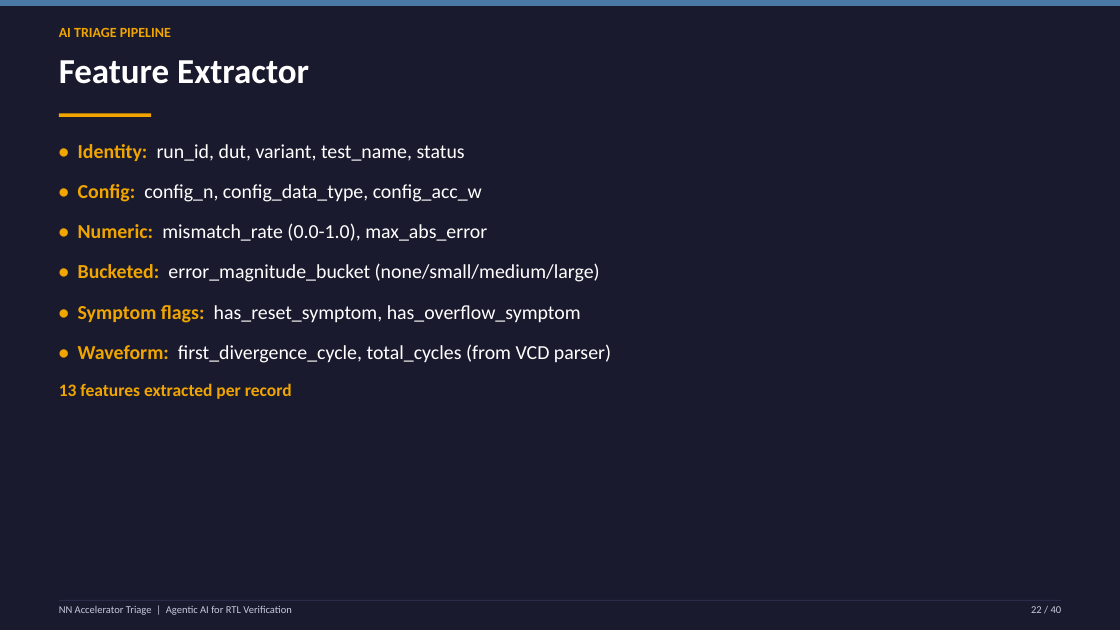
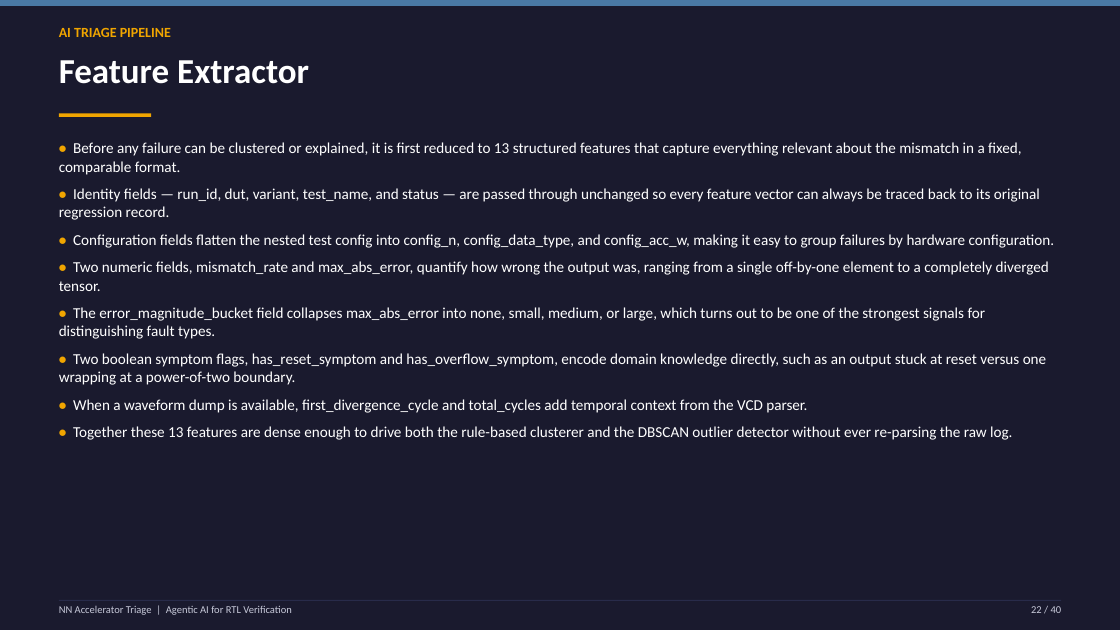
Before and after one commit to Sumedh350/nn-accel-triage, a slide deck: slide 22 of reports/nn_accel_triage_presentation.pptx. Drawn at 1120x630 pixels with LibreOffice and Linux fonts; fonts in the diff are those of the drawing. Boxes give left, top, right and bottom in pixels: in the first picture for what was removed or moved away, otherwise in the second. Text is boxed around its words. In the diff, an @@ line names an element or a change of style, - is before the commit and + after.

```diff
--- a/reports/nn_accel_triage_presentation.pptx
+++ b/reports/nn_accel_triage_presentation.pptx
@@ text at box(59, 142, 1054, 440): text changed; size 17 to 13 pt @@
-• Identity: run_id, dut, variant, test_name, status
-• Config: config_n, config_data_type, config_acc_w
-• Numeric: mismatch_rate (0.0-1.0), max_abs_error
-• Bucketed: error_magnitude_bucket (none/small/medium/large)
-• Symptom flags: has_reset_symptom, has_overflow_symptom
-• Waveform: first_divergence_cycle, total_cycles (from VCD parser)
-13 features extracted per record
+• Before any failure can be clustered or explained, it is first reduced to 13 structured features that capture everything relevant about the mismatch in a fixed, comparable format.
+• Identity fields — run_id, dut, variant, test_name, and status — are passed through unchanged so every feature vector can always be traced back to its original regression record.
+• Configuration fields flatten the nested test config into config_n, config_data_type, and config_acc_w, making it easy to group failures by hardware configuration.
+• Two numeric fields, mismatch_rate and max_abs_error, quantify how wrong the output was, ranging from a single off-by-one element to a completely diverged tensor.
+• The error_magnitude_bucket field collapses max_abs_error into none, small, medium, or large, which turns out to be one of the strongest signals for distinguishing fault types.
+• Two boolean symptom flags, has_reset_symptom and has_overflow_symptom, encode domain knowledge directly, such as an output stuck at reset versus one wrapping at a power-of-two boundary.
+• When a waveform dump is available, first_divergence_cycle and total_cycles add temporal context from the VCD parser.
+• Together these 13 features are dense enough to drive both the rule-based clusterer and the DBSCAN outlier detector without ever re-parsing the raw log.
```
Also in this commit, not shown: 36 other slides changed.
